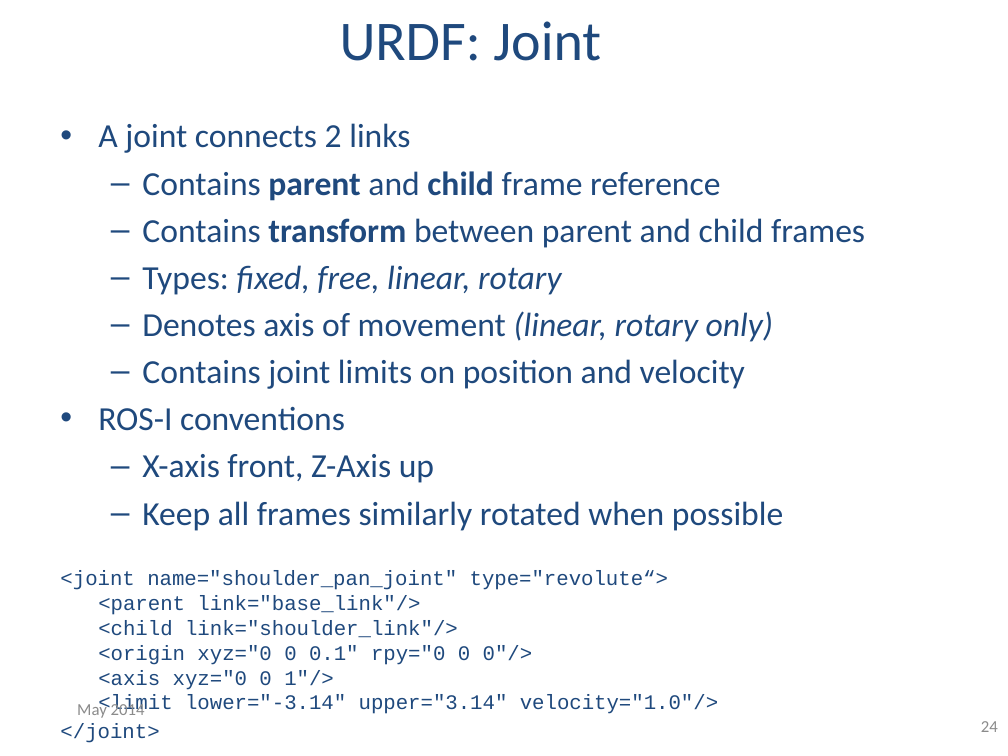
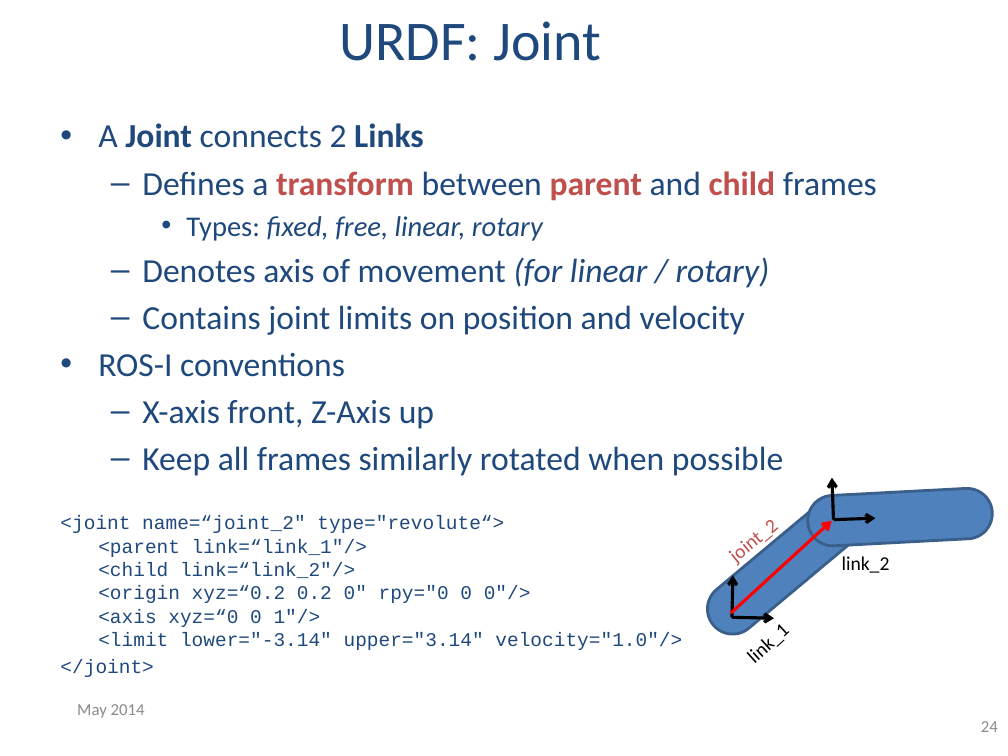
Before and after one commit to ros-industrial/industrial_training, a slide deck: slide 24 of training/slides/ROS-I Basic Developers Training - Session 2(Hydro).pptx. Drawn at 1008x756 pixels with LibreOffice and Linux fonts; fonts in the diff are those of the drawing; background and template pictures are left out. Boxes give left, top, right and bottom in pixels: in the first picture for what was removed or moved away, otherwise in the second. Text is boxed around its words. In the diff, an @@ line names an element or a change of style, - is before the commit and + after.

```diff
--- a/training/slides/ROS-I Basic Developers Training - Session 2(Hydro).pptx
+++ b/training/slides/ROS-I Basic Developers Training - Session 2(Hydro).pptx
@@ text at [98,123,877,201]: text changed @@
-• A joint connects 2 links
-  – Contains parent and child frame reference
-  – Contains transform between parent and child frames
+• A Joint connects 2 Links
+  – Defines a transform between parent and child frames
@@ text at [186,216,543,241]: size 24.1 to 20.4 pt in "Types: fixed, free, linear, rotary"; size 14.8 to 13.9 pt in "</joint>"; bullet – to •; list level 2 to 3 in "Types: fixed, free, linear, rotary" @@
@@ text at [142,257,770,288]: text changed @@
-  – Denotes axis of movement (linear, rotary only)
+  – Denotes axis of movement (for linear / rotary)
@@ text at [60,516,682,650]: text changed; size 14.8 to 13.9 pt @@
-<joint name="shoulder_pan_joint" type="revolute“>
-<parent link="base_link"/>
-<child link="shoulder_link"/>
-<origin xyz="0 0 0.1" rpy="0 0 0"/>
-<axis xyz="0 0 1"/>
-<limit lower="-3.14" upper="3.14" velocity="1.0"/>
+<joint name=“joint_2" type="revolute“>
+<parent link=“link_1"/>
+<child link=“link_2"/>
+<origin xyz=“0.2 0.2 0" rpy="0 0 0"/>
+<axis xyz=“0 0 1"/>
+<limit lower="-3.14" upper="3.14" velocity="1.0"/>
@@ group added at [697,478,993,647]: 5 arrows, 3 texts, 2 rounded rectangles @@
+link_1
+link_2
+joint_2
```
Also in this commit, not shown: 2 other slides changed, 1 slide added.
